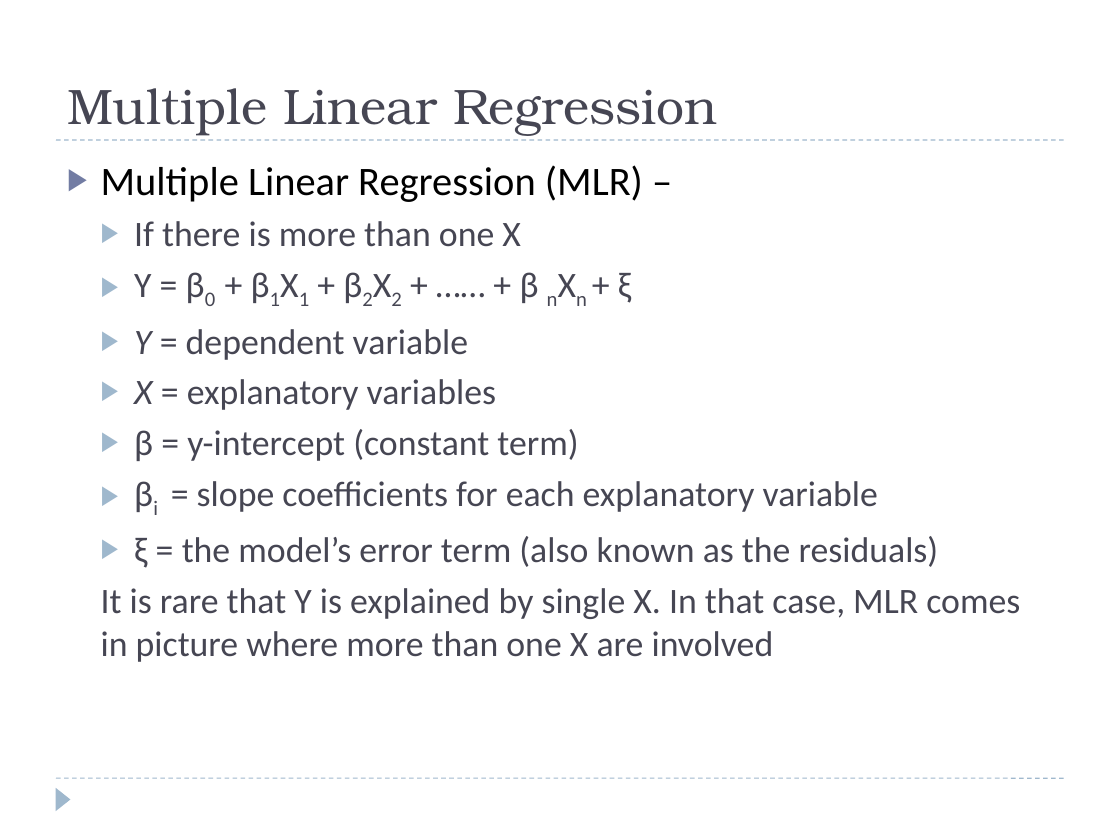
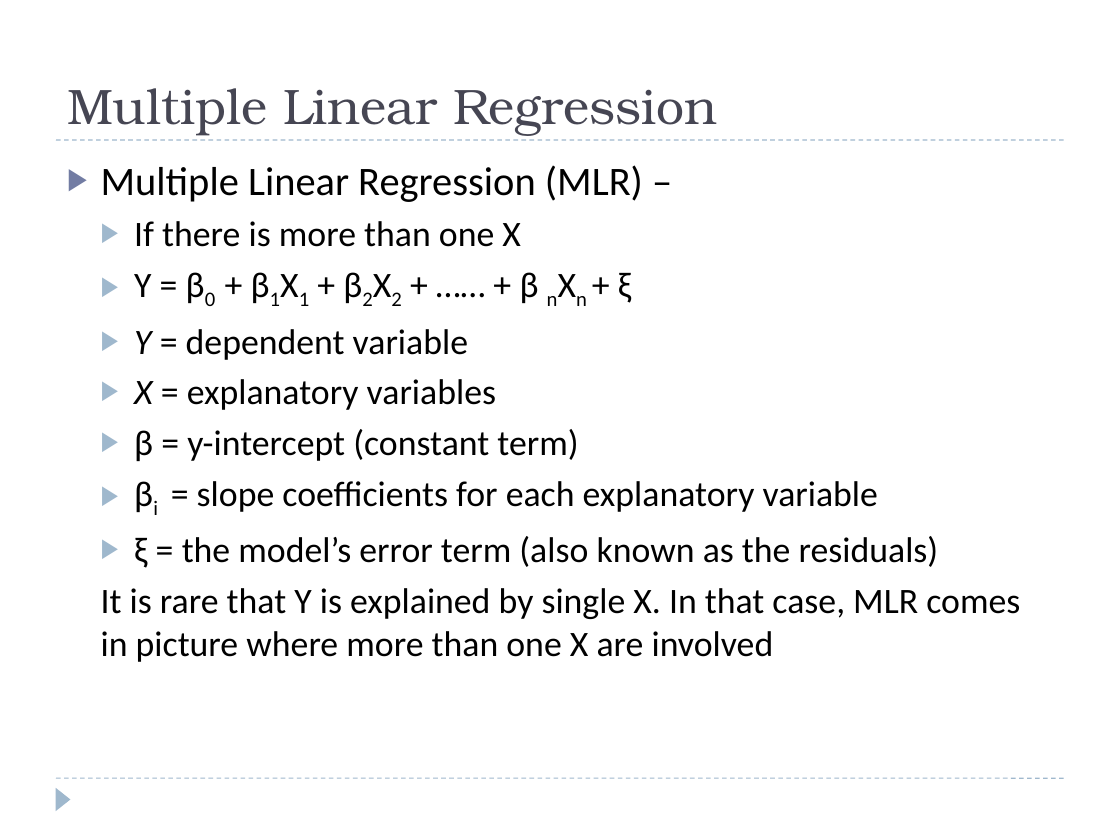
Before and after one commit to Vishnu1183/Data-Science-Tutorials, a slide deck: slide 11 of Regression-Analysis.pptx. Drawn at 1120x840 pixels with LibreOffice and Linux fonts; fonts in the diff are those of the drawing. Boxes give left, top, right and bottom in pixels: in the first picture for what was removed or moved away, otherwise in the second. Text is boxed around its words. In the diff, an @@ line names an element or a change of style, - is before the commit and + after.

```diff
--- a/Regression-Analysis.pptx
+++ b/Regression-Analysis.pptx
@@ text at box(101, 221, 1020, 662): text colour #464653 to #000000 @@
```
Also in this commit, not shown: 2 other slides changed, 7 slides added, 1 other file.
